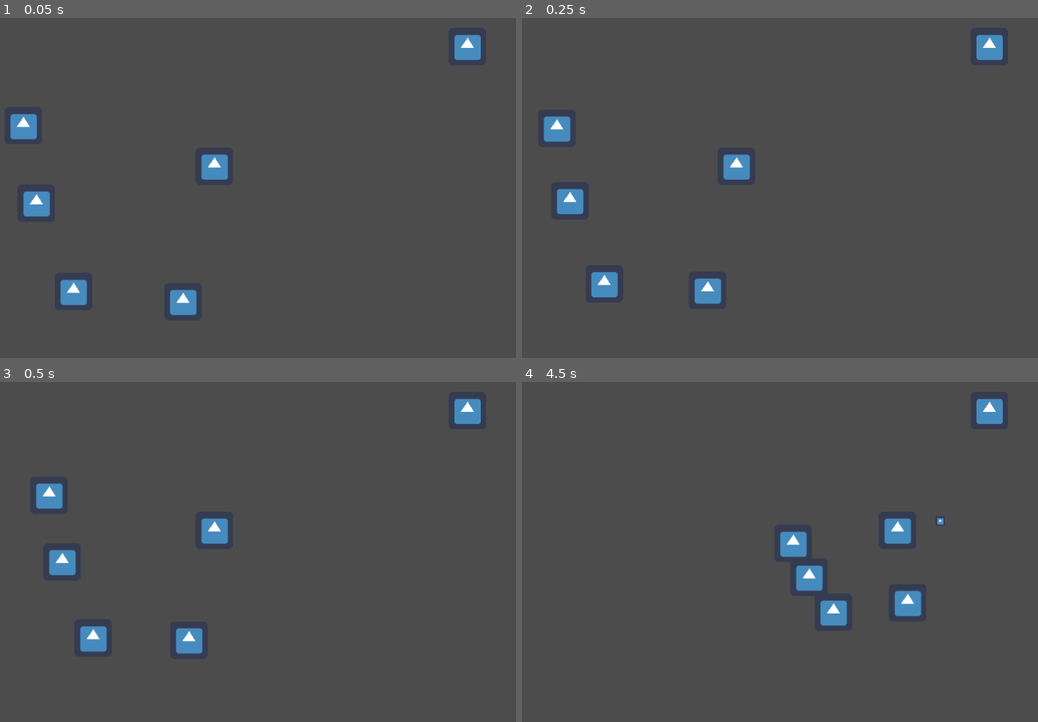
Above: before the commit, frames 1-4 (two rows, left to right).
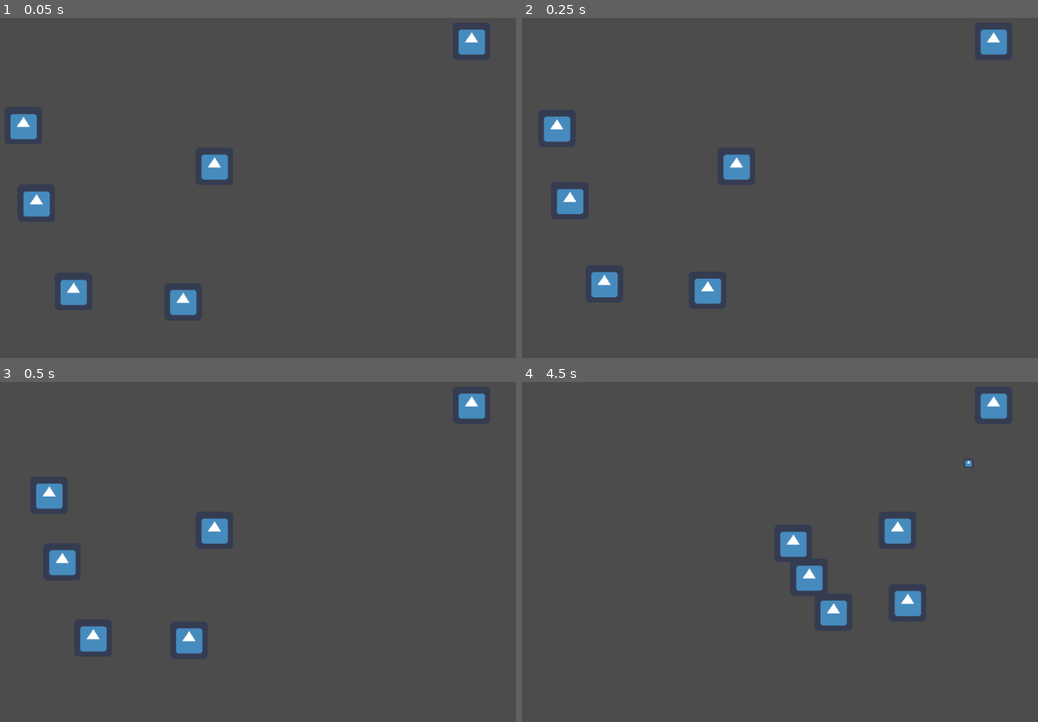
Above: after the commit, the same moments.

Repository: zainjb010/shieldman
Game: Godot game, scene res://scenes/Game.tscn
Same seed, same stepped clock (60 frames per second), same inputs: the game is played once before the commit and once after it. Before the commit the project starts from res://scenes/globalnode.tscn. The engine's default icon, where the game draws it, is replaced by a stand-in: a white triangle on a blue panel in a dark square.
Inputs:
- Up to frame 1 (0.05 s): no input
- Up to frame 2 (0.25 s): no input
- Up to frame 3 (0.5 s): no input
- Up to frame 4 (4.5 s): hold Right (ui_right) 0.53-1.28 s; hold Down (ui_down) 1.28-2.03 s; hold Right (ui_right) 2.03-2.78 s; hold Up (ui_up) 2.78-3.53 s; hold Left (ui_left) from 3.53 s (still down)

The runs differ from the first frame. In frame 1, 0.3% of the frame differs, in the area x 88-95%, y 3-13%; in frame 2, 0.3%; in frame 3, 0.3%; in frame 4, 0.4%, in the area x 80-95%, y 3-43%.

Commit message:
Generalized attacks and party members

Diff:
--- /dev/null
+++ b/objects/ObjectTemplates/Attack.tscn
@@ -0,0 +1,10 @@
+[gd_scene load_steps=2 format=2]
+
+[ext_resource path="res://scripts/ScriptTemplates/Attack.gd" type="Script" id=1]
+
+[node name="Attack" type="Node"]
+script = ExtResource( 1 )
+
+[node name="Timer" type="Timer" parent="."]
+
+[connection signal="timeout" from="Timer" to="." method="_on_Timer_timeout"]
--- a/objects/ObjectTemplates/Entity.tscn
+++ b/objects/ObjectTemplates/Entity.tscn
@@ -1,8 +1,9 @@
-[gd_scene load_steps=6 format=2]
+[gd_scene load_steps=7 format=2]
 
 [ext_resource path="res://icon.png" type="Texture" id=1]
 [ext_resource path="res://scripts/ScriptTemplates/Entity.gd" type="Script" id=2]
 [ext_resource path="res://scripts/ScriptTemplates/EntityRange.gd" type="Script" id=3]
+[ext_resource path="res://scripts/ScriptTemplates/EntityProjectileSpawner.gd" type="Script" id=4]
 
 [sub_resource type="CircleShape2D" id=1]
 
@@ -11,6 +12,8 @@
 [node name="Entity" type="KinematicBody2D"]
 script = ExtResource( 2 )
 
+[node name="Attacks" type="Node" parent="."]
+
 [node name="EntityCollision" type="CollisionShape2D" parent="."]
 shape = SubResource( 1 )
 
@@ -18,6 +21,7 @@
 texture = ExtResource( 1 )
 
 [node name="ProjectileSpawner" type="Node2D" parent="."]
+script = ExtResource( 4 )
 
 [node name="Range" type="Area2D" parent="."]
 script = ExtResource( 3 )
--- a/objects/mage.tscn
+++ b/objects/mage.tscn
@@ -9,7 +9,7 @@
 radius = 31.0161
 
 [sub_resource type="CircleShape2D" id=2]
-radius = 366.012
+radius = 360.0
 
 [node name="mage" type="KinematicBody2D"]
 script = ExtResource( 1 )
--- a/project.godot
+++ b/project.godot
@@ -10,18 +10,24 @@
 
 _global_script_classes=[ {
 "base": "Resource",
+"class": "PartyMember",
+"language": "GDScript",
+"path": "res://resources/PartyMembers/PartyMember.gd"
+}, {
+"base": "Resource",
 "class": "ProjectileAttack",
 "language": "GDScript",
 "path": "res://resources/Attacks/ProjectileAttack.gd"
 } ]
 _global_script_class_icons={
+"PartyMember": "",
 "ProjectileAttack": ""
 }
 
 [application]
 
 config/name="Zain's Big Game"
-run/main_scene="res://scenes/globalnode.tscn"
+run/main_scene="res://scenes/Game.tscn"
 config/icon="res://icon.png"
 
 [physics]
--- a/resources/Attacks/MagicBolt.tres
+++ b/resources/Attacks/MagicBolt.tres
@@ -6,6 +6,8 @@
 [resource]
 script = ExtResource( 1 )
 name = "Magic Bolt"
+type = "ranged"
 sprite = ExtResource( 2 )
 speed = 9.0
 cooldown = 1.0
+hitboxRadius = 10.0
--- a/resources/Attacks/ProjectileAttack.gd
+++ b/resources/Attacks/ProjectileAttack.gd
@@ -4,8 +4,10 @@
 class_name ProjectileAttack
 
 export var name : String = ""
+export var type : String = ""
 
 export var sprite : Texture
 
 export var speed : float
 export var cooldown : float
+export var hitboxRadius : float
--- /dev/null
+++ b/resources/PartyMembers/Mage.tres
@@ -0,0 +1,15 @@
+[gd_resource type="Resource" load_steps=4 format=2]
+
+[ext_resource path="res://resources/PartyMembers/PartyMember.gd" type="Script" id=1]
+[ext_resource path="res://icon.png" type="Texture" id=2]
+[ext_resource path="res://resources/Attacks/MagicBolt.tres" type="Resource" id=3]
+
+[resource]
+script = ExtResource( 1 )
+name = "Mage"
+icon = ExtResource( 2 )
+health = 15
+speed = 500.0
+collisionRadius = 32.0
+detectionRadius = 360.0
+attacks = [ ExtResource( 3 ) ]
--- /dev/null
+++ b/resources/PartyMembers/PartyMember.gd
@@ -0,0 +1,14 @@
+extends Resource
+
+class_name PartyMember
+
+export var name : String = ""
+
+export var icon : Texture
+
+export var health : int
+export var speed : float
+export var collisionRadius : float
+export var detectionRadius : float
+
+export (Array, Resource) var attacks
--- /dev/null
+++ b/scenes/Game.tscn
@@ -0,0 +1,13 @@
+[gd_scene load_steps=3 format=2]
+
+[ext_resource path="res://scripts/globalnode_script.gd" type="Script" id=1]
+[ext_resource path="res://scenes/blank_scene.tscn" type="PackedScene" id=2]
+
+[node name="GlobalNode" type="Node2D"]
+script = ExtResource( 1 )
+
+[node name="InputManager" type="Node" parent="."]
+
+[node name="CurrentScene" type="Node" parent="."]
+
+[node name="BlankScene" parent="CurrentScene" instance=ExtResource( 2 )]
--- a/scenes/blank_scene.tscn
+++ b/scenes/blank_scene.tscn
@@ -1,13 +1,11 @@
-[gd_scene load_steps=4 format=2]
+[gd_scene load_steps=5 format=2]
 
 [ext_resource path="res://objects/Player.tscn" type="PackedScene" id=1]
 [ext_resource path="res://objects/baddie.tscn" type="PackedScene" id=2]
-[ext_resource path="res://objects/mage.tscn" type="PackedScene" id=3]
+[ext_resource path="res://objects/PartyMember.tscn" type="PackedScene" id=3]
+[ext_resource path="res://resources/PartyMembers/Mage.tres" type="Resource" id=4]
 
 [node name="blankscene" type="Node2D"]
-
-[node name="mage" parent="." instance=ExtResource( 3 )]
-position = Vector2( 941, 67 )
 
 [node name="baddie" parent="." instance=ExtResource( 2 )]
 position = Vector2( 456, 508 )
@@ -23,3 +21,7 @@
 
 [node name="Player" parent="." instance=ExtResource( 1 )]
 position = Vector2( 509.249, 271.759 )
+
+[node name="PartyMember" parent="." instance=ExtResource( 3 )]
+position = Vector2( 948.067, 57.7018 )
+stats = ExtResource( 4 )
--- a/scenes/globalnode.tscn
+++ /dev/null
@@ -1,13 +0,0 @@
-[gd_scene load_steps=3 format=2]
-
-[ext_resource path="res://scenes/blank_scene.tscn" type="PackedScene" id=1]
-[ext_resource path="res://scripts/globalnode_script.gd" type="Script" id=2]
-
-[node name="GlobalNode" type="Node2D"]
-script = ExtResource( 2 )
-
-[node name="InputManager" type="Node" parent="."]
-
-[node name="CurrentScene" type="Node" parent="."]
-
-[node name="BlankScene" parent="CurrentScene" instance=ExtResource( 1 )]
--- a/scripts/Bullet.gd
+++ b/scripts/Bullet.gd
@@ -1,6 +1,9 @@
 extends KinematicBody2D
 
 var bulletDirection = Vector2(0, 0)
+
+onready var hitbox = $CollisionShape2D
+onready var sprite = $Sprite
 
 export var speed = 9
 
--- a/scripts/PartyMember.gd
+++ b/scripts/PartyMember.gd
@@ -1,16 +1,16 @@
 extends "res://scripts/ScriptTemplates/Entity.gd"
 
-
-# Declare member variables here. Examples:
-# var a = 2
-# var b = "text"
-
-
-# Called when the node enters the scene tree for the first time.
-func _ready():
-	pass # Replace with function body.
-
-
-# Called every frame. 'delta' is the elapsed time since the previous frame.
-#func _process(delta):
-#	pass
+func _physics_process(delta):
+	attackRange.closestEntity = attackRange.findClosestCanvasItemInArray(global_position, attackRange.nearbyEntities)
+	if attackRange.closestEntity != null:
+		currentTarget = attackRange.closestEntity
+	if currentTarget == null or ! is_instance_valid(currentTarget):
+		attackDirection = Vector2(0, 0)
+		return
+	if is_instance_valid(currentTarget):
+		var firingDirection = global_position.direction_to(currentTarget.global_position)
+		attackDirection = firingDirection
+		var selectedAttack = selectAttack()
+		if selectedAttack != null:
+			attack(selectedAttack)
+	pass
--- a/scripts/Player.gd
+++ b/scripts/Player.gd
@@ -6,6 +6,7 @@
 	connect("positionChanged", globalData, "updatePosition")
 	#Set other entity variables here
 	health = 20
+	speed = 500
 	entityCollision.shape.radius = 32
 
 func _physics_process(delta):
--- /dev/null
+++ b/scripts/ScriptTemplates/Attack.gd
@@ -0,0 +1,19 @@
+extends Node
+
+export var attackName = ""
+export var type = ""
+export var speed = 0
+export var cooldown = 0
+export var hitboxRadius = 0
+export var sprite : Texture
+
+onready var timer = $Timer
+
+signal attackReady(node)
+
+func _ready():
+	timer.wait_time = cooldown
+
+func _on_Timer_timeout():
+	emit_signal("attackReady", self)
+	pass
--- a/scripts/ScriptTemplates/Entity.gd
+++ b/scripts/ScriptTemplates/Entity.gd
@@ -1,31 +1,92 @@
 extends KinematicBody2D
 
 #Template to be used for entities that interact with the combat system
+const attackPath = "res://resources/Attacks"
+var attackObject = preload("res://objects/ObjectTemplates/Attack.tscn")
 
 onready var globalData = get_tree().get_root().get_node("GlobalNode")
 
+onready var sprite = $Sprite
+onready var attacks = $Attacks
 onready var entityCollision = $EntityCollision
 onready var projectileSpawner = $ProjectileSpawner
 onready var attackRange = $Range
 
 var currentTarget = null
 var moveDirection = Vector2(0, 0)
+var attackDirection = Vector2(0, 0)
 var previousPosition = Vector2(0, 0)
+var availableAttacks = []
+
+#This variable holds the resource containing the entity's stats
+export (Resource) var stats
 
 export var health = 0
-export var attacks = []
 export var speed = 500
-export var collisionRadius = 32
-export var detectionRadius = 0
+#export var collisionRadius = 32
+#export var detectionRadius = 0
 
 # Called when the node enters the scene tree for the first time.
 func _ready():
-	entityCollision.shape.radius = collisionRadius
-	attackRange.area.shape.radius = detectionRadius
+	#entityCollision.shape.radius = collisionRadius
+	#attackRange.area.shape.radius = detectionRadius
+	initialize()
+
+func initialize():
+	#set variables based on resource
+	if stats != null:
+		sprite.texture = stats.icon
+		health = stats.health
+		speed = stats.speed
+		entityCollision.shape.radius = stats.collisionRadius
+		attackRange.area.shape.radius = stats.detectionRadius
+		for attack in stats.attacks:
+			addAttack(attack.name)
+
+func addAttack(attackName):
+	#Add an attack to the unit's list of attacks
+	var attack = attackPath + "/" + attackName.replace(" ", "") + ".tres"
+	for item in attacks.get_children():
+		if item.attackName == attackName:
+			return
+	if ResourceLoader.exists(attack):
+		#Instantiate an attack object for the attack
+		attack = load(attack)
+		var newAttack = attackObject.instance()
+		newAttack.sprite = attack.sprite
+		newAttack.type = attack.type
+		newAttack.attackName = attack.name
+		newAttack.speed = attack.speed
+		newAttack.cooldown = attack.cooldown
+		newAttack.hitboxRadius = attack.hitboxRadius
+		newAttack.connect("attackReady", self, "refreshAttack")
+		attacks.add_child(newAttack)
+		#Append the new attack to the list of available attacks; this may become optional
+		availableAttacks.append(newAttack)
 
 func move(direction):
 	previousPosition = global_position
 	move_and_slide(speed * moveDirection)
 
-func attack():
+func selectAttack():
+	print(availableAttacks)
+	var selected = null
+	for item in availableAttacks:
+		#Prefer the attack with the longest cooldown
+		if selected == null or item.cooldown > selected.cooldown:
+			selected = item
+	return selected
+
+func refreshAttack(attackNode):
+	availableAttacks.append(attackNode)
 	pass
+
+func attack(attackNode):
+	print("here")
+	#Use the given attack and remove it from the list of available attacks
+	if attackNode.type == "ranged":
+		projectileSpawner.fire(attackNode.sprite, attackNode.hitboxRadius, attackDirection)
+
+	attackNode.timer.start()
+	availableAttacks.erase(attackNode)
+	pass
--- /dev/null
+++ b/scripts/ScriptTemplates/EntityProjectileSpawner.gd
@@ -0,0 +1,12 @@
+extends Node2D
+
+var bulletObject = preload("res://objects/ObjectTemplates/Bullet.tscn")
+
+func _ready():
+	pass
+
+func fire(sprite, hitboxRadius, direction):
+	var bullet = bulletObject.instance()
+	bullet.bulletDirection = direction
+	bullet.sprite = sprite
+	add_child(bullet)
--- a/scripts/ScriptTemplates/EntityRange.gd
+++ b/scripts/ScriptTemplates/EntityRange.gd
@@ -3,6 +3,7 @@
 onready var area = $CollisionShape2D
 
 var nearbyEntities = []
+var closestEntity = null
 
 func _ready():
 	pass
--- a/scripts/magicbolt_script.gd
+++ b/scripts/magicbolt_script.gd
@@ -2,7 +2,7 @@
 
 onready var firingSpeed = $FiringSpeed
 
-var bulletObject = preload("res://objects/Bullet.tscn")
+var bulletObject = preload("res://objects/ObjectTemplates/Bullet.tscn")
 
 var direction = Vector2(0,0)
 
--- a/scripts/magicboltarea_script.gd
+++ b/scripts/magicboltarea_script.gd
@@ -30,8 +30,6 @@
 
 	return closestCanvasItem
 
-
-
 func _on_magicboltarea_body_entered(body):
 	var type = body.get_meta("type")
 	if type == "baddie":
Renamed: objects/Bullet.tscn -> objects/ObjectTemplates/Bullet.tscn
